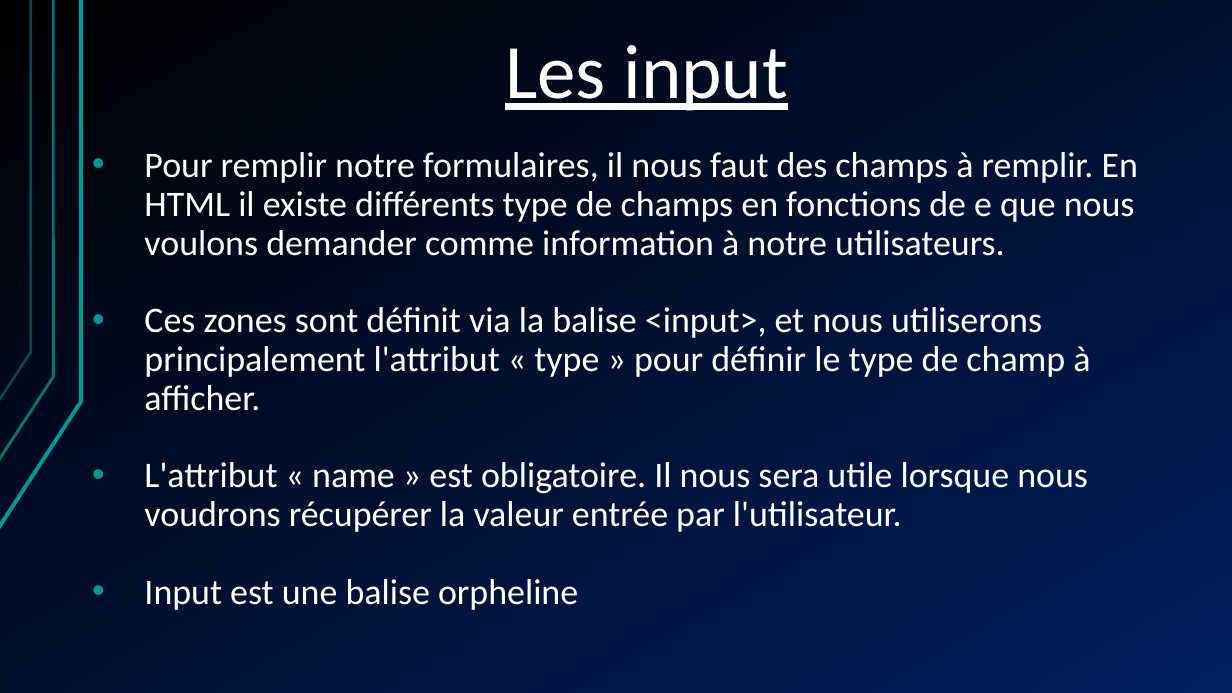
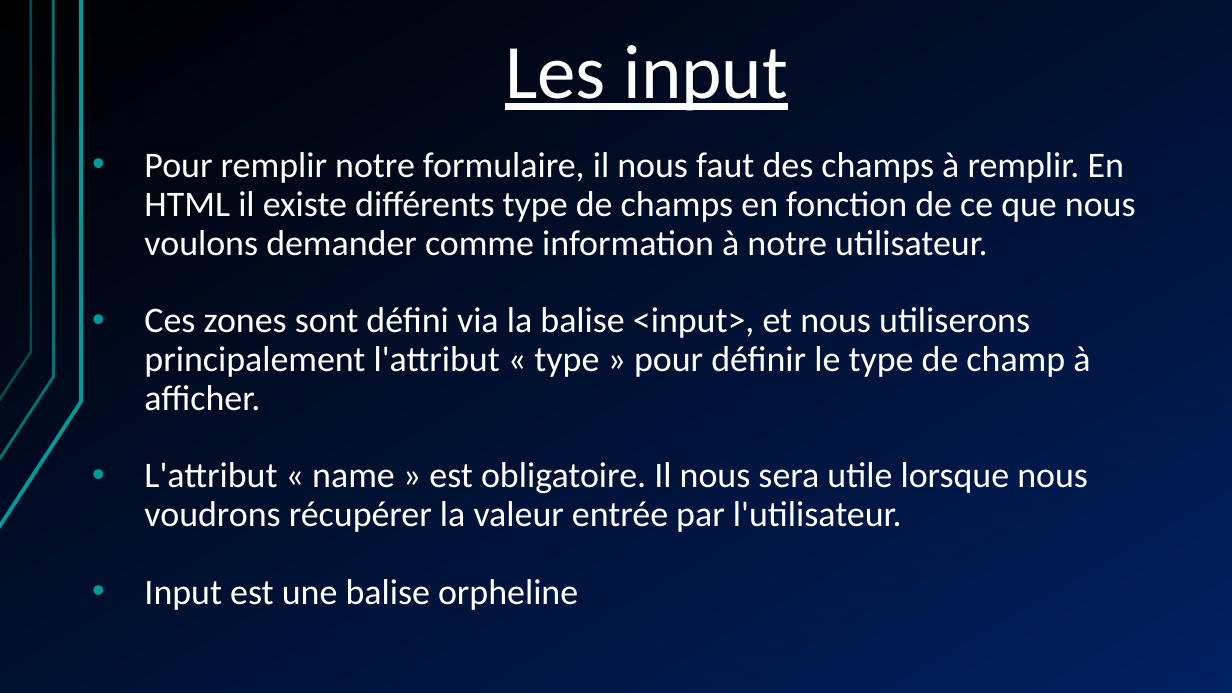
Before and after one commit to shyne99/formation-web, a slide deck: slide 10 of Seance 3 - Interaction utilisateur.ppt (slide 11 before the commit). Drawn at 1232x693 pixels with LibreOffice and Linux fonts; fonts in the diff are those of the drawing. Boxes give left, top, right and bottom in pixels: in the first picture for what was removed or moved away, otherwise in the second. Text is boxed around its words. In the diff, an @@ line names an element or a change of style, - is before the commit and + after.

```diff
--- a/Seance 3 - Interaction utilisateur.ppt
+++ b/Seance 3 - Interaction utilisateur.ppt
@@ text at [144, 152, 1136, 411]: text changed @@
-• Pour remplir notre formulaires, il nous faut des champs à remplir. En HTML il existe différents type de champs en fonctions de e que nous voulons demander comme information à notre utilisateurs.
-• Ces zones sont définit via la balise <input>, et nous utiliserons principalement l'attribut « type » pour définir le type de champ à afficher.
+• Pour remplir notre formulaire, il nous faut des champs à remplir. En HTML il existe différents type de champs en fonction de ce que nous voulons demander comme information à notre utilisateur.
+• Ces zones sont défini via la balise <input>, et nous utiliserons principalement l'attribut « type » pour définir le type de champ à afficher.
```
Also in this commit, not shown: 18 other slides changed, 1 slide removed, 4 other files.
